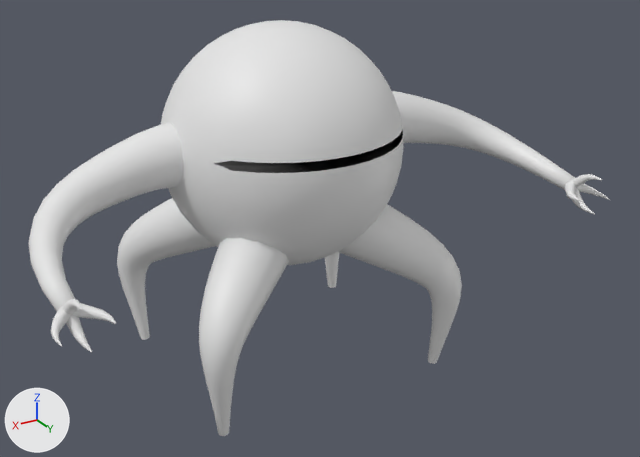
Renders of the FBX model Assets/Art/3D/PlayerOrb/Root/Player.fbx from each side of a commit.
Camera for both pictures: a 50 mm lens placed at (3.34, 6.18, 4.26), pointed at (-0.14, 0.38, 1.35). The lights are fixed; the arrows at lower left show +X, +Y and +Z. Where no turn or scale is listed for an object, it has been applied to the vertices. Vertices at the same position are counted once.

Names of what the first picture shows: 'BézierCurve', 'BézierCurve.001', 'Robot'.
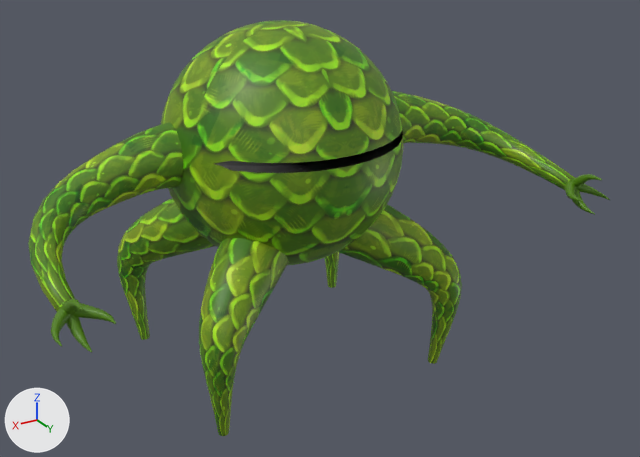
The change, as a diff of the scene's bpy script:
```diff
--- a/Assets/Art/3D/PlayerOrb/Root/Player.fbx.py
+++ b/Assets/Art/3D/PlayerOrb/Root/Player.fbx.py
@@ img_stylized_scales_003_basecolor_png @@
+img_stylized_scales_003_basecolor_png = load_image('Stylized_Scales_003_basecolor.png', 'Textures/Stylized_Scales_003_basecolor.png', 1024, 1024, 'sRGB')
@@ mat_material @@
 mat_material = principled_material('Material')
-mat_material.base_color = (0.8, 0.8, 0.8)  # white #e7e7e7
+mat_material.texture = img_stylized_scales_003_basecolor_png
@@ me_icosphere_002 @@
 me_icosphere_002.from_pydata(...)  # 793 vertices, 1476 faces; spans x -1.0..1.0, y -1.0..1.0, z 1.0..3.0
 # used by ob_robot; location = (0.0, 0.0, 0.0)
+# me_icosphere_002 part 1: texture (UV) coordinates of 1476 of 1476 faces, centred in x -0.99..0.99, y -0.99..0.99, z 1.0..3.0, changed; they spanned u 0.0..1.0, v 0.0..1.0 and now span u -0.18..1.09, v -0.09..0.51
 me_icosphere_002.materials.append(mat_material)
@@ me_béziercurve_001 @@
 me_béziercurve_001.from_pydata(...)  # 1760 vertices, 1742 faces; spans x -2.33..2.33, y -0.29..1.49, z 1.44..2.33
+me_béziercurve_001.materials.append(mat_material)  # picture img_stylized_scales_003_basecolor_png
@@ me_béziercurve @@
 me_béziercurve.from_pydata(...)  # 624 vertices, 576 faces; spans x -1.2..1.2, y -1.07..1.07, z 0.04..1.61
 # used by ob_béziercurve; location = (0.0, 0.0, 0.0)
+# me_béziercurve part 2: texture (UV) coordinates of 576 of 576 faces, centred in x -1.19..1.19, y -1.06..1.06, z 0.14..1.55, changed; they spanned u 0.0..1.0, v 0.0..1.0 and now span u 0.13..0.63, v 0.11..0.61
+me_béziercurve.materials.append(mat_material)  # picture img_stylized_scales_003_basecolor_png
```

Boxes [x1, y1, x2, y2] around the edits, measured in the pictures (640 x 457 px):
'Robot', surface changed (white to green): [161, 20, 403, 265] in both
'BézierCurve', surface changed, recoloured (grey to green): [117, 198, 462, 436] in both
'BézierCurve.001', surface changed, recoloured (white to green): [28, 91, 610, 353] in both
